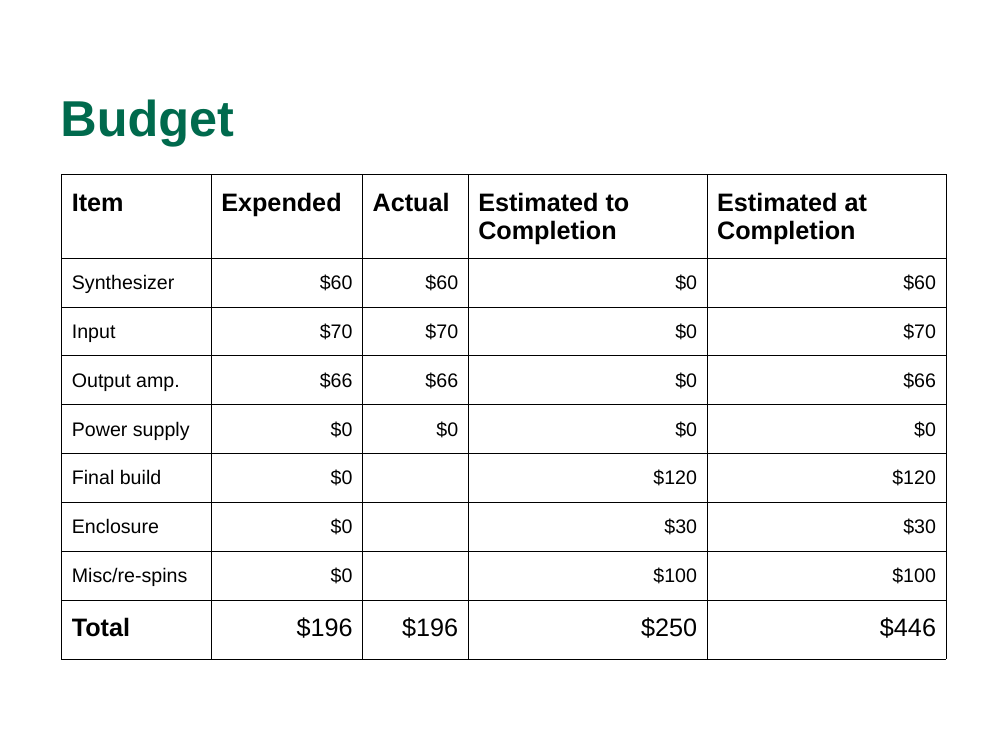
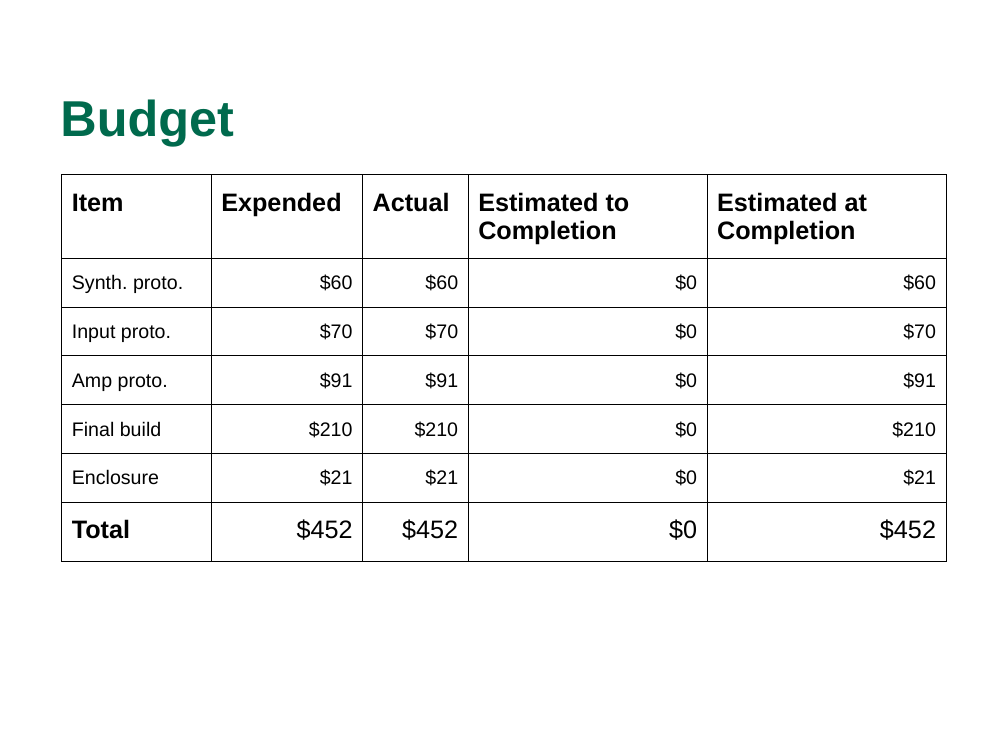
Before and after one commit to WCP52/docs, a slide deck: slide 16 of official/WCP52 Gain-Phase Final Presentation.pptx. Drawn at 1008x756 pixels with LibreOffice and Linux fonts; fonts in the diff are those of the drawing. Boxes give left, top, right and bottom in pixels: in the first picture for what was removed or moved away, otherwise in the second. Text is boxed around its words. In the diff, an @@ line names an element or a change of style, - is before the commit and + after.

Commit message:
Update presentation budget

```diff
--- a/official/WCP52 Gain-Phase Final Presentation.pptx
+++ b/official/WCP52 Gain-Phase Final Presentation.pptx
@@ table at (x1=61, y1=174, x2=946, y2=573) @@
-row 2: Synthesizer | $60 | $60 | $0 | $60
-row 3: Input | $70 | $70 | $0 | $70
-row 4: Output amp. | $66 | $66 | $0 | $66
-row 5: Power supply | $0 | $0 | $0 | $0
-row 6: Final build | $0 |  | $120 | $120
-row 7: Enclosure | $0 |  | $30 | $30
-row 8: Misc/re-spins | $0 |  | $100 | $100
-row 9: Total | $196 | $196 | $250 | $446
+row 2: Synth. proto. | $60 | $60 | $0 | $60
+row 3: Input proto. | $70 | $70 | $0 | $70
+row 4: Amp proto. | $91 | $91 | $0 | $91
+row 5: Final build | $210 | $210 | $0 | $210
+row 6: Enclosure | $21 | $21 | $0 | $21
+row 7: Total | $452 | $452 | $0 | $452
```
